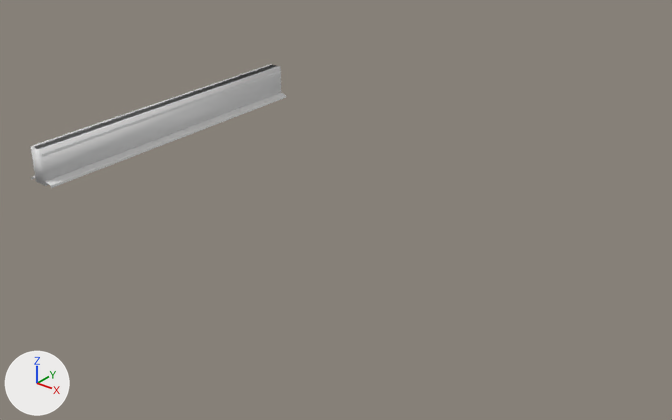
One commit to the Blender file models_src/props_rails/track_straight_64a.blend: the scene before it, then after it.
Before and after are seen from a 50 mm lens placed at (138.7, -119.4, 69.7), pointed at (44.7, -1.9, -3.1). Every picture has the same lights, and +X, +Y and +Z are marked at lower left.

In view in the first picture: 'track_straight_64a_phys', 'track_straight_64a_ref'.
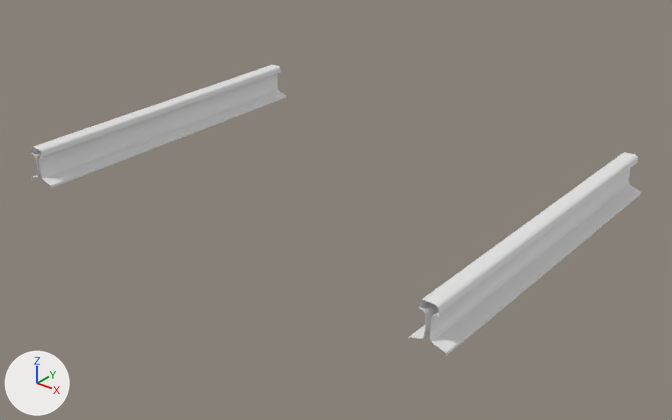
The newer file is also turned or shifted as a whole; pictures and numbers use the older file's frame.

Where the change shows, as pixel boxes [x1, y1, x2, y2] in the pictures (672 x 420 px):
'track_straight_64a_ref', reshaped (139% wider, 135% taller)
    before: [31, 65, 286, 188]
    after: [31, 65, 641, 356]
'track_straight_64a_phys', deleted
    before: [31, 64, 281, 186]
part 1 of me_track_straight_64a_ref, added
    after: [408, 152, 641, 356]

What the commit changed:
me_track_straight_64a_ref has 64 vertices, 31 faces and spans x -3.0..3.0, y -32.0..32.0, z 0.0..7.0.
me_track_straight_64a_ref is used by ob_track_straight_64a_ref; location (0.0, 0.0, 0.0).
me_track_straight_64a_ref part 1: the loose piece of 64 vertices spanning x -3.0..3.0, y -32.0..32.0, z 0.0..7.0 is copied, and the copy is moved by (84.0, 0.0, 0.0); it spans x 81.0..87.0, y -32.0..32.0, z 0.0..7.0.
Object 'track_straight_64a_phys' (ob_track_straight_64a_phys) is deleted.
